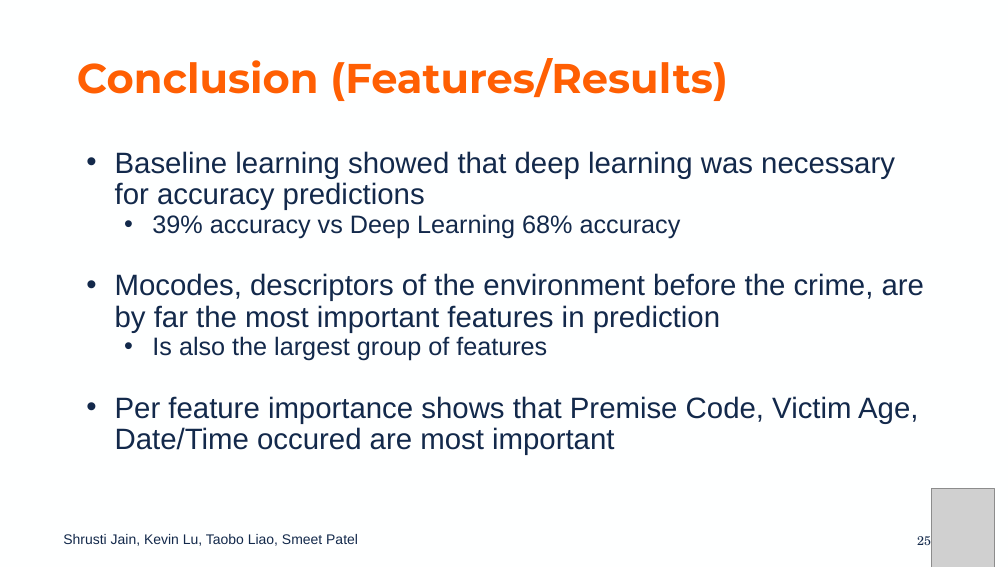
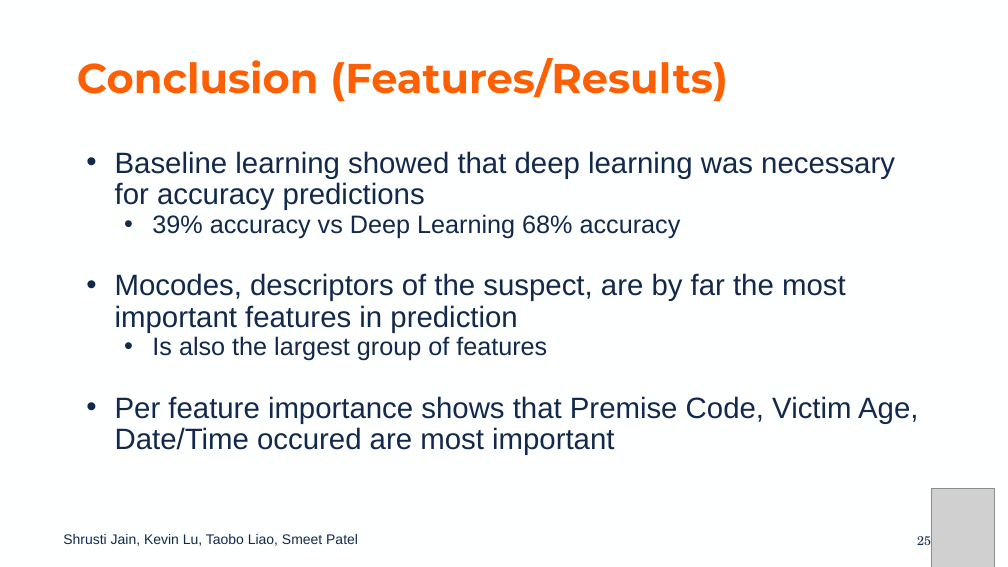
Before and after one commit to kslu2/Predicting_LA_Crimes, a slide deck: slide 25 of Project Presentation.pptx. Drawn at 1008x567 pixels with LibreOffice and Linux fonts; fonts in the diff are those of the drawing; grey boxes stand for pictures; background and template pictures are left out. Boxes give left, top, right and bottom in pixels: in the first picture for what was removed or moved away, otherwise in the second. Text is boxed around its words. In the diff, an @@ line names an element or a change of style, - is before the commit and + after.

```diff
--- a/Project Presentation.pptx
+++ b/Project Presentation.pptx
@@ text at (115,273,846,333): text changed @@
-• Mocodes, descriptors of the environment before the crime, are by far the most important features in prediction
+• Mocodes, descriptors of the suspect, are by far the most important features in prediction
```
Also in this commit, not shown: 19 other slides changed, 5 slides added, 4 slides removed, 3 other files.
